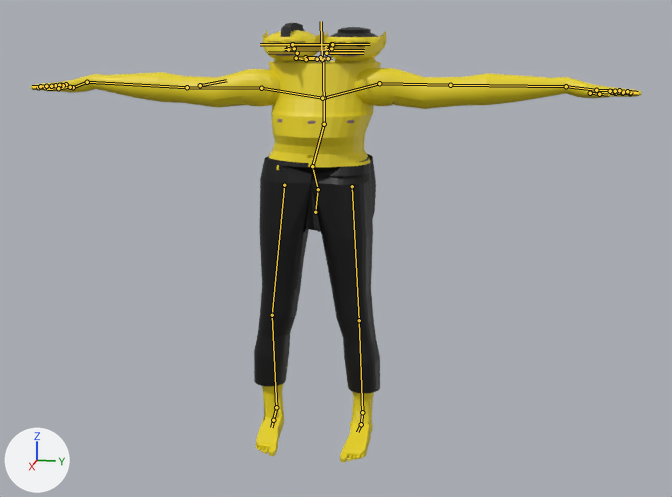
Two versions of the glTF model Gangsta Wizards/Main/Card Shark Campaign/Character Models/Goblins/goblin_12.glb, one commit apart.
Before and after are seen from a camera (50 mm lens) standing at (2.051, 0.459, 0.627) and looking at (0.021, 0.053, 0.12). The axes (+X, +Y, +Z) are drawn at lower left. The lights are the same throughout. The older version comes first. The bones that change, and the others that lie on the model, are drawn over the model as lines.

In view in the first picture: 'Goblin12'.
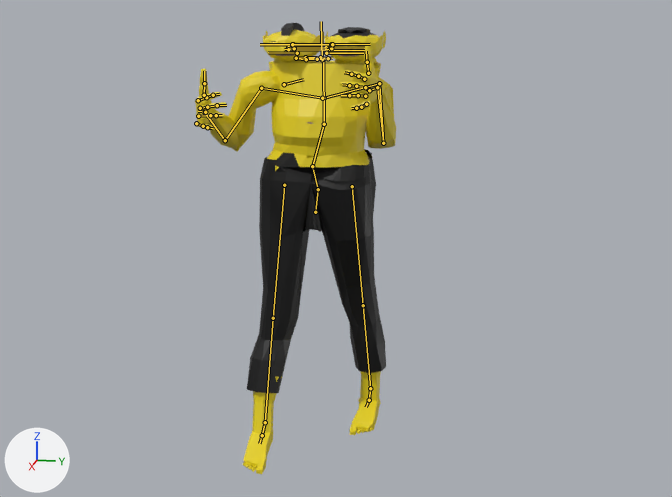
The newer file adds an action. The first version stands in its rest pose; the second is drawn at frame 1 of the action 'Idle'.

Location of each change, (x1, y1, x2, y2) in pixels of the pictures (672 x 497 px):
'Goblin12', posed (67% narrower): before (31, 23, 642, 462); after (195, 23, 396, 474)
bone 'Bicep L', root to tip: before (379, 83) to (450, 85); after (379, 83) to (383, 143)
bone 'Forearm L', root to tip: before (450, 85) to (566, 86); after (383, 143) to (377, 87)
bone 'Wrist L', root to tip: before (566, 86) to (596, 90); after (377, 87) to (369, 90)
bone 'Pointer 1 L', root to tip: before (615, 93) to (622, 93); after (364, 79) to (358, 76)
bone 'Middle 1 L', root to tip: before (614, 92) to (623, 92); after (365, 87) to (356, 86)
bone 'Ring 1 L', root to tip: before (611, 92) to (619, 92); after (365, 96) to (358, 95)
bone 'Pinky 1 L', root to tip: before (610, 91) to (615, 91); after (366, 104) to (361, 107)
bone 'Thumb 1 L', root to tip: before (590, 93) to (599, 94); after (368, 73) to (367, 62)
bone 'Bicep R', root to tip: before (261, 88) to (187, 87); after (261, 88) to (225, 140)
bone 'Forearm R', root to tip: before (187, 87) to (87, 82); after (225, 140) to (204, 112)
bone 'Wrist R', root to tip: before (87, 82) to (73, 87); after (204, 112) to (205, 112)
bone 'Pointer 1 R', root to tip: before (53, 86) to (45, 87); after (198, 100) to (206, 97)
bone 'Middle 1 R', root to tip: before (55, 85) to (49, 87); after (200, 108) to (207, 107)
bone 'Ring 1 R', root to tip: before (61, 85) to (51, 86); after (198, 116) to (210, 115)
bone 'Pinky 1 R', root to tip: before (66, 84) to (63, 85); after (196, 123) to (203, 126)
bone 'Thumb 1 R', root to tip: before (70, 87) to (58, 88); after (204, 95) to (204, 83)
bone 'Thigh L', root to tip: before (352, 186) to (359, 320); after (352, 186) to (363, 305)
bone 'Shin L', root to tip: before (359, 320) to (362, 412); after (363, 305) to (370, 388)
bone 'Ankle L', root to tip: before (362, 412) to (361, 424); after (370, 388) to (369, 400)
bone 'Thigh R', root to tip: before (284, 185) to (272, 315); after (284, 185) to (273, 318)
bone 'Shin R', root to tip: before (272, 315) to (276, 407); after (273, 318) to (265, 422)
bone 'Ankle R', root to tip: before (276, 407) to (273, 420); after (265, 422) to (262, 435)

Edits to the bpy script that builds the scene:
```text
Change bone_bicep_l:
    where bone_bicep_l = bpy.data.objects['gobby12'].pose.bones['Bicep L']  # child of 'Shoulder L'
    bone_bicep_l.rotation_quaternion: (1.0, 0.0, 0.0, 0.0) -> (-0.416, -0.093, -0.565, 0.706)  # degrees (0, 0, 0) -> degrees (-65, 37, -143)
Change bone_forearm_l:
    where bone_forearm_l = bpy.data.objects['gobby12'].pose.bones['Forearm L']  # child of 'Bicep L'
    bone_forearm_l.rotation_quaternion: (1.0, 0.0, 0.0, 0.0) -> (0.248, 0.298, 0.0, 0.922)  # degrees (0, 0, 0) -> degrees (10, -33, 147)
Change bone_wrist_l:
    where bone_wrist_l = bpy.data.objects['gobby12'].pose.bones['Wrist L']  # child of 'Forearm L'
    bone_wrist_l.rotation_quaternion: (1.0, 0.0, 0.0, 0.0) -> (0.659, -0.241, -0.698, 0.143)  # degrees (0, 0, 0) -> degrees (-100, -58, 92)
Change bone_pointer_1_l:
    where bone_pointer_1_l = bpy.data.objects['gobby12'].pose.bones['Pointer 1 L']  # child of 'Palm L'
    bone_pointer_1_l.rotation_quaternion: (1.0, 0.0, 0.0, 0.0) -> (0.618, -0.686, -0.328, 0.198)  # degrees (0, 0, 0) -> degrees (-99, -8, 45)
Change bone_middle_1_l:
    where bone_middle_1_l = bpy.data.objects['gobby12'].pose.bones['Middle 1 L']  # child of 'Palm L'
    bone_middle_1_l.rotation_quaternion: (1.0, 0.0, 0.0, 0.0) -> (0.666, -0.72, -0.095, 0.172)  # degrees (0, 0, 0) -> degrees (-93, 7, 22)
Change bone_ring_1_l:
    where bone_ring_1_l = bpy.data.objects['gobby12'].pose.bones['Ring 1 L']  # child of 'Palm L'
    bone_ring_1_l.rotation_quaternion: (1.0, 0.0, 0.0, 0.0) -> (0.702, -0.69, -0.024, 0.174)  # degrees (0, 0, 0) -> degrees (-87, 12, 16)
Change bone_pinky_1_l:
    where bone_pinky_1_l = bpy.data.objects['gobby12'].pose.bones['Pinky 1 L']  # child of 'Palm L'
    bone_pinky_1_l.rotation_quaternion: (1.0, 0.0, 0.0, 0.0) -> (0.7, -0.613, 0.327, 0.164)  # degrees (0, 0, 0) -> degrees (-87, 41, -13)
Change bone_thumb_1_l:
    where bone_thumb_1_l = bpy.data.objects['gobby12'].pose.bones['Thumb 1 L']  # child of 'Palm L'
    bone_thumb_1_l.rotation_quaternion: (1.0, 0.0, 0.0, 0.0) -> (0.957, -0.097, -0.028, -0.273)  # degrees (0, 0, 0) -> degrees (-10, -6, -31)
Change bone_bicep_r:
    where bone_bicep_r = bpy.data.objects['gobby12'].pose.bones['Bicep R']  # child of 'Shoulder R'
    bone_bicep_r.rotation_quaternion: (1.0, 0.0, 0.0, 0.0) -> (0.889, -0.227, -0.145, 0.371)  # degrees (0, 0, 0) -> degrees (-31, -5, 47)
Change bone_forearm_r:
    where bone_forearm_r = bpy.data.objects['gobby12'].pose.bones['Forearm R']  # child of 'Bicep R'
    bone_forearm_r.rotation_quaternion: (1.0, 0.0, 0.0, 0.0) -> (0.491, 0.868, 0.0, -0.068)  # degrees (0, 0, 0) -> degrees (121, 7, -4)
Change bone_wrist_r:
    where bone_wrist_r = bpy.data.objects['gobby12'].pose.bones['Wrist R']  # child of 'Forearm R'
    bone_wrist_r.rotation_quaternion: (1.0, 0.0, 0.0, 0.0) -> (0.814, -0.075, 0.569, 0.094)  # degrees (0, 0, 0) -> degrees (-2, 70, 11)
Change bone_pointer_1_r:
    where bone_pointer_1_r = bpy.data.objects['gobby12'].pose.bones['Pointer 1 R']  # child of 'Palm R'
    bone_pointer_1_r.location: (0.0, 0.0, 0.0) -> (0.001, 0.0, -0.001)
    bone_pointer_1_r.rotation_quaternion: (1.0, 0.0, 0.0, 0.0) -> (0.747, -0.594, 0.23, -0.189)  # degrees (0, 0, 0) -> degrees (-79, 7, -34)
Change bone_middle_1_r:
    where bone_middle_1_r = bpy.data.objects['gobby12'].pose.bones['Middle 1 R']  # child of 'Palm R'
    bone_middle_1_r.location: (0.0, 0.0, 0.0) -> (0.001, -0.002, -0.005)
    bone_middle_1_r.rotation_quaternion: (1.0, 0.0, 0.0, 0.0) -> (0.747, -0.637, 0.079, -0.17)  # degrees (0, 0, 0) -> degrees (-80, -6, -21)
Change bone_ring_1_r:
    where bone_ring_1_r = bpy.data.objects['gobby12'].pose.bones['Ring 1 R']  # child of 'Palm R'
    bone_ring_1_r.rotation_quaternion: (1.0, 0.0, 0.0, 0.0) -> (0.747, -0.635, 0.037, -0.194)  # degrees (0, 0, 0) -> degrees (-79, -11, -20)
Change bone_pinky_1_r:
    where bone_pinky_1_r = bpy.data.objects['gobby12'].pose.bones['Pinky 1 R']  # child of 'Palm R'
    bone_pinky_1_r.location: (0.0, 0.0, 0.0) -> (-0.003, 0.002, 0.006)
    bone_pinky_1_r.rotation_quaternion: (1.0, 0.0, 0.0, 0.0) -> (0.747, -0.571, -0.257, -0.223)  # degrees (0, 0, 0) -> degrees (-74, -40, -3)
Change bone_thumb_1_r:
    where bone_thumb_1_r = bpy.data.objects['gobby12'].pose.bones['Thumb 1 R']  # child of 'Palm R'
    bone_thumb_1_r.rotation_quaternion: (1.0, 0.0, 0.0, 0.0) -> (0.961, -0.14, -0.031, 0.235)  # degrees (0, 0, 0) -> degrees (-16, 0, 27)
Change bone_thigh_l:
    where bone_thigh_l = bpy.data.objects['gobby12'].pose.bones['Thigh L']  # child of 'Hips'
    bone_thigh_l.rotation_quaternion: (1.0, 0.0, 0.0, 0.0) -> (0.988, 0.155, 0.005, 0.018)  # degrees (0, 0, 0) -> degrees (18, 0, 2)
Change bone_shin_l:
    where bone_shin_l = bpy.data.objects['gobby12'].pose.bones['Shin L']  # child of 'Thigh L'
    bone_shin_l.rotation_quaternion: (1.0, 0.0, 0.0, 0.0) -> (0.995, -0.1, 0.0, -0.024)  # degrees (0, 0, 0) -> degrees (-11, 0, -3)
Change bone_ankle_l:
    where bone_ankle_l = bpy.data.objects['gobby12'].pose.bones['Ankle L']  # child of 'Shin L'
    bone_ankle_l.rotation_quaternion: (1.0, 0.0, 0.0, 0.0) -> (0.998, -0.057, -0.011, 0.005)  # degrees (0, 0, 0) -> degrees (-6, -1, 1)
Change bone_thigh_r:
    where bone_thigh_r = bpy.data.objects['gobby12'].pose.bones['Thigh R']  # child of 'Hips'
    bone_thigh_r.rotation_quaternion: (1.0, 0.0, 0.0, 0.0) -> (0.997, -0.047, 0.051, -0.021)  # degrees (0, 0, 0) -> degrees (-6, 6, -3)
Change bone_shin_r:
    where bone_shin_r = bpy.data.objects['gobby12'].pose.bones['Shin R']  # child of 'Thigh R'
    bone_shin_r.rotation_quaternion: (1.0, 0.0, 0.0, 0.0) -> (0.994, -0.102, 0.0, 0.033)  # degrees (0, 0, 0) -> degrees (-12, 0, 4)
Change bone_ankle_r:
    where bone_ankle_r = bpy.data.objects['gobby12'].pose.bones['Ankle R']  # child of 'Shin R'
    bone_ankle_r.rotation_quaternion: (1.0, 0.0, 0.0, 0.0) -> (0.988, 0.149, -0.013, -0.046)  # degrees (0, 0, 0) -> degrees (17, -1, -5)
```
